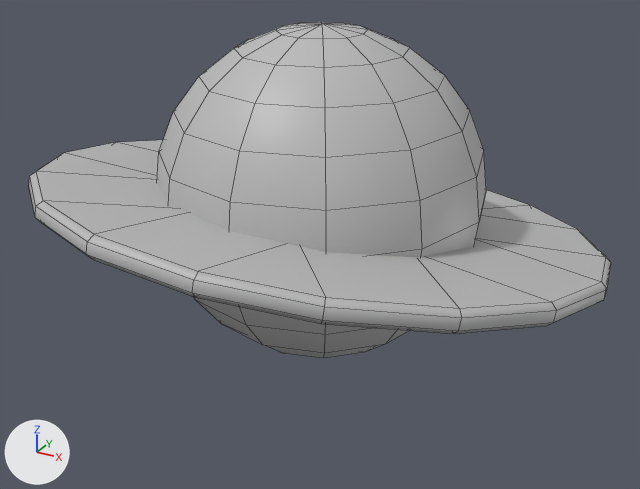
What one commit did to the FBX model Art/Export/SM/SM_RingedPlanet.fbx.
The view is the same before and after, from a 50 mm camera at (4.91, -9.02, 5.07) aimed at (-0.02, -0.05, 0.58). The axes (+X, +Y, +Z) are drawn at lower left. The lights are the same throughout. Mesh edges are drawn as thin lines. Where no turn or scale is listed for an object, it has been applied to the vertices.

In view in the first picture: 'SM_RingedPlanet'.
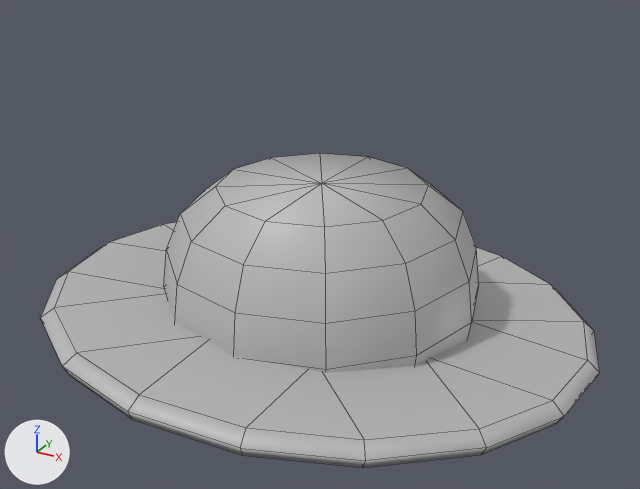
Boxes (x1, y1, x2, y2) around the edits, measured in the pictures (640 x 489 px):
'SM_RingedPlanet', reshaped, moved (7% shorter): before (29, 22, 611, 358); after (41, 153, 600, 467)
part 1 of me_mesh, rebuilt (26% taller): before (29, 140, 611, 334); after (41, 222, 600, 467)
part 2 of me_mesh, cut back: before (173, 22, 470, 157); after (180, 153, 463, 273)

What the commit changed:
me_mesh is used by ob_sm_ringedplanet; location (0.0, 0.0, 1.29).
me_mesh had 224 vertices, 234 faces and spanned x -3.5..3.5, y -3.43..3.42, z -2.02..2.02.
me_mesh now has 182 vertices, 192 faces and spans x -3.49..3.48, y -3.48..3.48, z -2.02..1.4.
me_mesh part 1: the loose piece of 90 vertices spanning x -3.5..3.5, y -3.43..3.42, z -1.06..0.51 is rebuilt with 72 vertices and now spans x -3.49..3.48, y -3.48..3.48, z -0.74..0.18.
Part 2, on me_mesh:
25 vertices are removed from x -1.02..1.0, y -1.04..0.99, z 1.75..2.02.
36 faces are deleted.
12 vertices move from x -1.44..1.42, y -1.46..1.41, z 1.43 to x -1.31..1.29, y -1.33..1.28, z 1.36.
1 vertex is added at (-0.01, -0.03, 1.4).
12 new faces join them.
Object 'SM_RingedPlanet' (ob_sm_ringedplanet) moves from (0.0, 0.0, 1.29) to (0.0, 0.0, 0.0).
